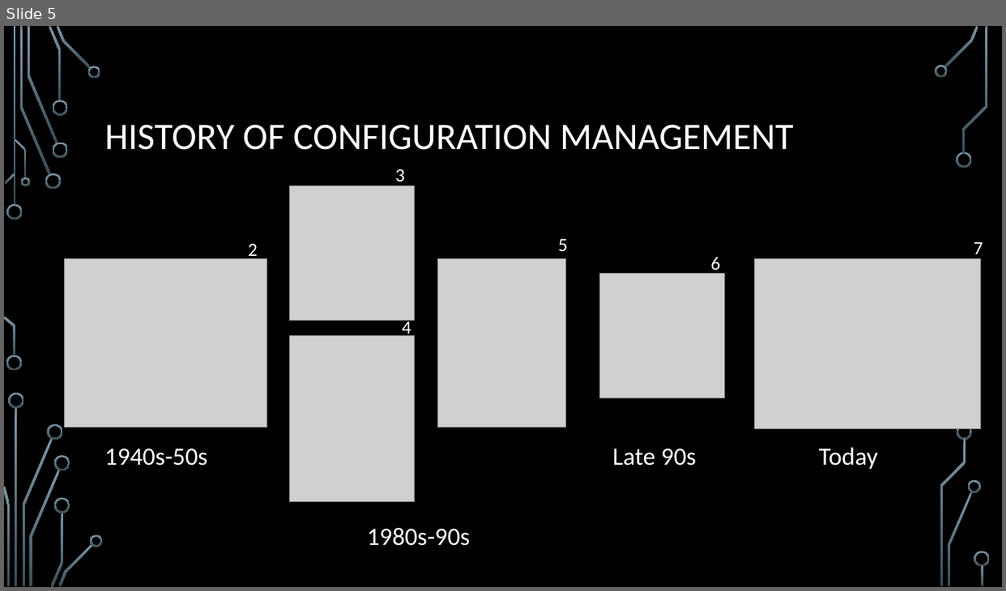
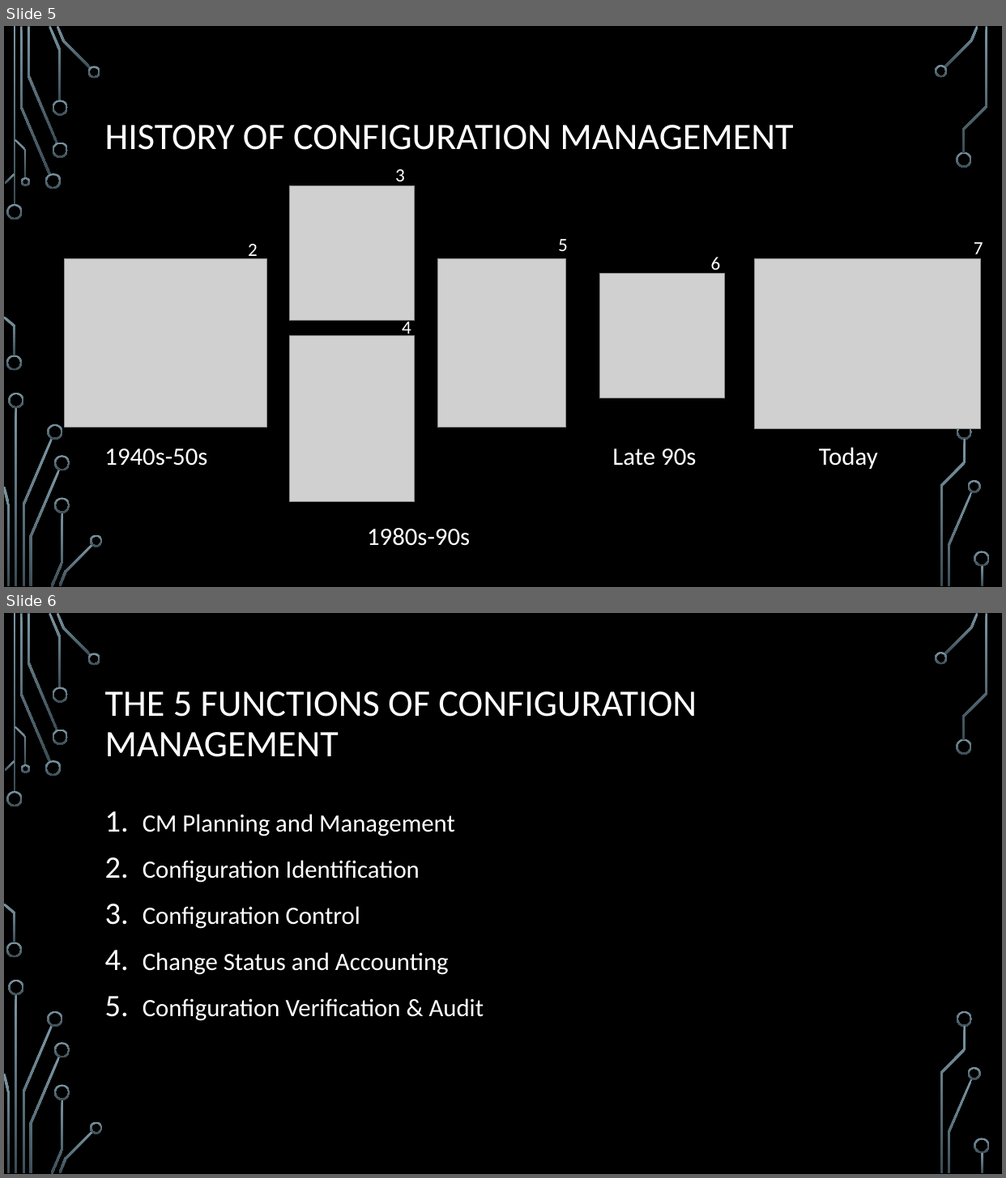
Before and after one commit to ChrisIrvine/SysEng-CM-Report, a slide deck: presentation/presentation.pptx. Shown one above the other, each under a label of ours: slide 5 before the commit, slides 5 and 6 after it. The pictures are 1006x591 and 1006x1178 pixels, drawn with LibreOffice and Linux fonts; fonts in the diff are those of the drawing; grey boxes stand for pictures; background and template pictures are left out. Boxes give left, top, right and bottom in pixels: in the first picture for what was removed or moved away, otherwise in the second. Text is boxed around its words. In the diff, an @@ line names an element or a change of style, - is before the commit and + after.

```diff
--- a/presentation/presentation.pptx
+++ b/presentation/presentation.pptx
@@ slide 6 added at [4, 613, 1002, 1174], background picture (left out); not listed: 36 template elements that a slide beside it also shows @@
@@ title added at [105, 692, 697, 757], 36 pt, text #FFFFFF @@
+THE 5 FUNCTIONS OF CONFIGURATION MANAGEMENT
@@ text added at [143, 814, 484, 1021], 24 pt, text #FFFFFF @@
+1. CM Planning and Management
+2. Configuration Identification
+3. Configuration Control
+4. Change Status and Accounting
+5. Configuration Verification & Audit
```
Also in this commit, not shown: 3 slides changed, 10 other slides added, 1 other file.
